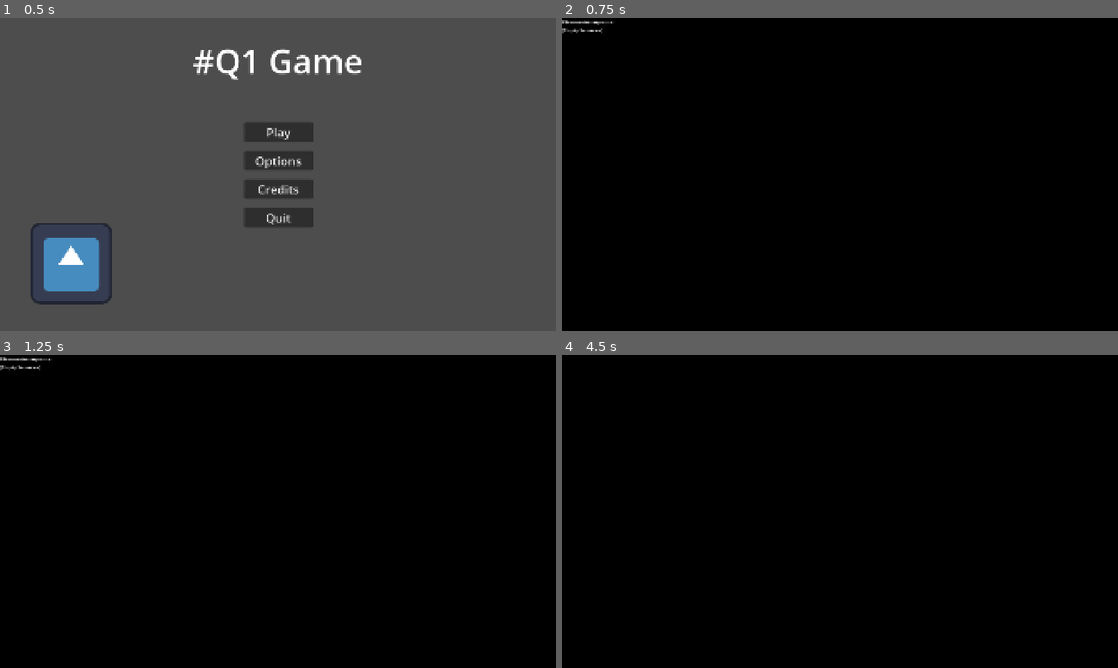
Above: before the commit, frames 1-4 (two rows, left to right).
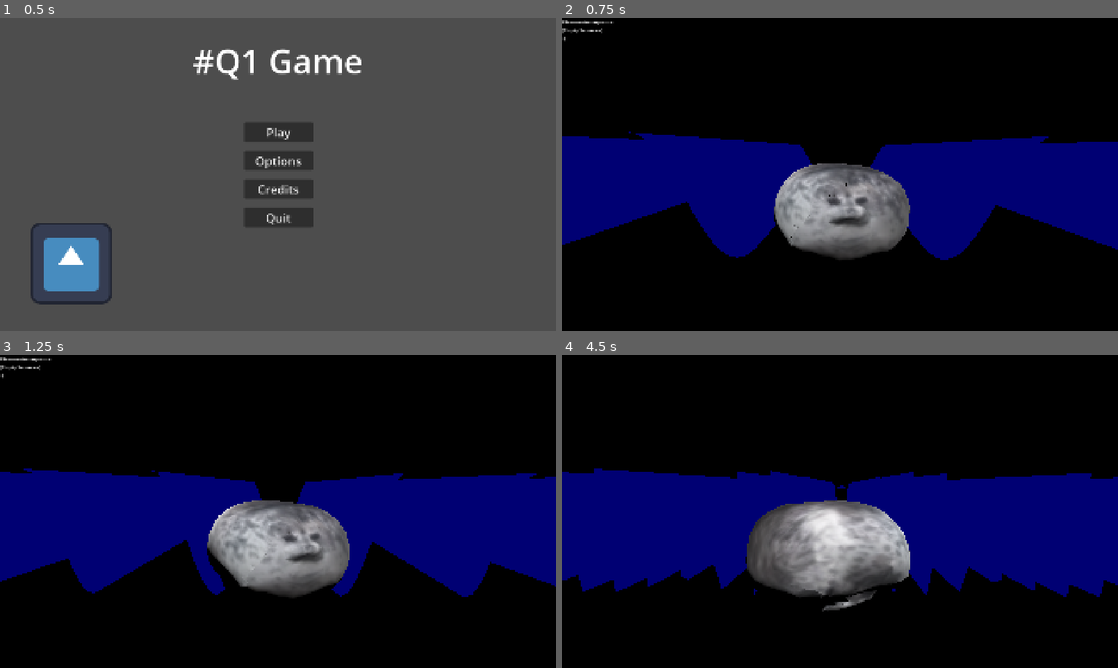
Above: after the commit, the same moments.

Repository: elpozewaunig/Stealay
Game: Godot game, scene res://scenes/MainMenu.tscn
Same seed, same stepped clock (60 frames per second), same inputs: the game is played once before the commit and once after it. The engine's default icon, where the game draws it, is replaced by a stand-in: a white triangle on a blue panel in a dark square.
Inputs:
- Up to frame 1 (0.5 s): no input
- Up to frame 2 (0.75 s): click "Play" at 0.5 s
- Up to frame 3 (1.25 s): no input
- Up to frame 4 (4.5 s): tap Enter (PlannerCommit) at 1.25, 1.35, 3.05, 3.6 s; hold D (PlannerRight) 1.28-2.03 s; tap Backspace (PlannerDelete) at 1.55, 2.1, 3.8, 4.35 s; hold S (PlannerDown) 2.03-2.78 s; tap Shift (PlannerHide) at 2.3, 2.85 s; hold D (PlannerRight) 2.78-3.53 s; hold W (PlannerUp) 3.53-4.28 s; hold Left (PlannerLeft) from 4.28 s (still down)

Frame 1 is identical in both runs. In frame 2, 30% of the frame differs, in the area x 0-100%, y 6-78%; in frame 3, 31%; in frame 4, 35%, in the area x 0-100%, y 36-82%.

Commit message:
added position check

Diff:
--- a/scenes/HeistPlanner.tscn
+++ b/scenes/HeistPlanner.tscn
@@ -23,3 +23,7 @@
 [node name="Sequence" type="Label" parent="VBoxContainer"]
 layout_mode = 2
 text = "MICHI!!!!!!!!!!!!!!!!!!!!!!!!!!"
+
+[node name="NEIN" type="Label" parent="VBoxContainer"]
+layout_mode = 2
+text = "Bist du dumm?"
--- a/scenes/PlanningScene.tscn
+++ b/scenes/PlanningScene.tscn
@@ -1,10 +1,11 @@
-[gd_scene load_steps=14 format=3 uid="uid://tfksyvs2qbdu"]
+[gd_scene load_steps=19 format=3 uid="uid://tfksyvs2qbdu"]
 
 [ext_resource type="Script" uid="uid://lntsseib6ktx" path="res://scripts/planning_scene.gd" id="1_i05ib"]
 [ext_resource type="PackedScene" uid="uid://csr8qdvijf7o8" path="res://scenes/HeistPlanner.tscn" id="2_sfq2c"]
 [ext_resource type="Script" uid="uid://d0klmhrydubhb" path="res://scripts/game_manager.gd" id="3_pbho8"]
 [ext_resource type="AudioStream" uid="uid://dubl7608be7qp" path="res://assets/sounds/ultra low quality funky town.mp3" id="4_hke3g"]
 [ext_resource type="Theme" uid="uid://cb6idjbop8kw2" path="res://assets/sprites/CheckButtonBetter/BetterButton.tres" id="5_rly6o"]
+[ext_resource type="PackedScene" uid="uid://caljcteyi14oj" path="res://assets/models/seal.tscn" id="6_pbho8"]
 
 [sub_resource type="Environment" id="Environment_1rttj"]
 background_energy_multiplier = 0.0
@@ -84,6 +85,41 @@
 	OS.shell_open(\"https://www.youtube.com/watch?v=dQw4w9WgXcQ\")
 "
 
+[sub_resource type="Shader" id="Shader_hke3g"]
+code = "shader_type spatial;
+
+void vertex() {
+	VERTEX.y += cos(VERTEX.z*TIME*25.0)*0.1;
+}
+
+void fragment() {
+  METALLIC = 0.0;
+  ROUGHNESS = 0.01;
+  ALBEDO = vec3(0.0, 0.0, 0.5);
+}
+
+"
+
+[sub_resource type="ShaderMaterial" id="ShaderMaterial_18ig4"]
+render_priority = 0
+shader = SubResource("Shader_hke3g")
+
+[sub_resource type="PlaneMesh" id="PlaneMesh_rly6o"]
+material = SubResource("ShaderMaterial_18ig4")
+subdivide_width = 150
+subdivide_depth = 150
+
+[sub_resource type="GDScript" id="GDScript_1rttj"]
+resource_name = "spin"
+script/source = "extends Node3D
+
+func _ready():
+	process_mode = Node.PROCESS_MODE_PAUSABLE
+
+func _process(delta: float) -> void:
+	rotation.y += 0.5*delta
+"
+
 [node name="PlanningScene" type="Node3D"]
 script = ExtResource("1_i05ib")
 
@@ -259,6 +295,13 @@
 text = "Settings"
 horizontal_alignment = 1
 
+[node name="MeshInstance3D" type="MeshInstance3D" parent="."]
+mesh = SubResource("PlaneMesh_rly6o")
+
+[node name="seal" parent="." instance=ExtResource("6_pbho8")]
+transform = Transform3D(-0.004, 0, 3.49691e-10, 0, 0.004, 0, -3.49691e-10, 0, -0.004, -1.1485, 0, 0)
+script = SubResource("GDScript_1rttj")
+
 [connection signal="heist_planned" from="HeistPlanner" to="." method="_on_heist_planner_heist_planned"]
 [connection signal="pressed" from="PauseMenu/UI/DefaultView/VBoxContainer/OptionsButton" to="PauseMenu/UI/DefaultView" method="HideMe"]
 [connection signal="pressed" from="PauseMenu/UI/DefaultView/VBoxContainer/OptionsButton" to="PauseMenu/UI/OptionsView" method="showMe"]
--- a/scripts/globals.gd
+++ b/scripts/globals.gd
@@ -8,3 +8,13 @@
 	LEFT,
 	HIDE
 	}
+
+var starting_pos: Vector2i = Vector2i(0, 0)
+
+var valid_pos: Array[Vector2i] = [
+	Vector2i(0, 0), Vector2i(0, 1), Vector2i(0, 2), Vector2i(0, 3), Vector2i(0, 4),
+	Vector2i(1, 0), Vector2i(1, 1), Vector2i(1, 2), Vector2i(1, 3), Vector2i(1, 4),
+	Vector2i(2, 0), Vector2i(2, 1), Vector2i(2, 2), Vector2i(2, 3), Vector2i(2, 4),
+	Vector2i(3, 0), Vector2i(3, 1), Vector2i(3, 2), Vector2i(3, 3), Vector2i(3, 4),
+	Vector2i(4, 0), Vector2i(4, 1), Vector2i(4, 2), Vector2i(4, 3), Vector2i(4, 4)
+]
--- a/scripts/planner.gd
+++ b/scripts/planner.gd
@@ -3,31 +3,37 @@
 signal heist_planned(sequence) # signal when done
 
 var input_sequence: Array[Globals.movement] = []
-var game_scene: String = ""
+var valid_pos: Array[Vector2i] = Globals.valid_pos.duplicate(true)
+var starting_pos: Vector2i = Globals.starting_pos
+var current_pos: Vector2i = starting_pos
 
 @onready
 var sequence_display_label: Label = $VBoxContainer/Sequence
 @onready
 var instructions_label: Label = $VBoxContainer/InstructionLabel
+@onready
+var error_label: Label = $VBoxContainer/NEIN
 
 #-----------------------------------------------------------------------
 
 func _ready() -> void:
 	# Update display in case we load the last sequence till failure, to avoid needing to start over again.
-	update_display()
+	update_display(true)
 
 func _input(event: InputEvent) -> void:
 	if not event.is_pressed():
 		return
 
+	var move: Globals.movement = Globals.movement.HIDE
+
 	if event.is_action("PlannerUp", true):
-		add_action(Globals.movement.UP)
+		move = Globals.movement.UP
 	elif event.is_action("PlannerDown", true):
-		add_action(Globals.movement.DOWN)
+		move = Globals.movement.DOWN
 	elif event.is_action("PlannerLeft", true):
-		add_action(Globals.movement.LEFT)
+		move = Globals.movement.LEFT
 	elif event.is_action("PlannerRight", true):
-		add_action(Globals.movement.RIGHT)
+		move = Globals.movement.RIGHT
 	elif event.is_action("PlannerHide", true):
 		add_action(Globals.movement.HIDE)
 	elif event.is_action("PlannerDelete", true):
@@ -35,25 +41,41 @@
 	elif event.is_action("PlannerCommit", true):
 		finalize_sequence()
 
+
+	if move != Globals.movement.HIDE:
+		if (check_move(move)):
+			add_action(move)
+		else:
+			# TODO: Signal user invalid move by shaking screen
+			update_display(false)
+			pass
+
+
 func add_action(action_string: Globals.movement) -> void:
 	input_sequence.append(action_string)
-	update_display()
+	update_display(true)
 
 func remove_last_action() -> void:
 	if not input_sequence.is_empty():
 		input_sequence.pop_back()
-		update_display()
+		update_display(true)
 
-func update_display() -> void:
+func update_display(valid: bool) -> void:
 	if input_sequence.is_empty():
 		sequence_display_label.text = "[Empty Sequence]"
 	else:
 		sequence_display_label.text = " -> ".join(input_sequence)
 
+	if valid:
+		error_label.text = ":)"
+	else:
+		error_label.text = "Bist du dumm?"
+		# TODO signal the user, shaking label
+
 func finalize_sequence() -> void:
 	if input_sequence.is_empty():
 		print("Cannot finalize an empty sequence.")
-		# TODO signal the user, shaking label
+		update_display(false)
 		return
 
 	print("Sequence finalized: ", input_sequence)
@@ -61,8 +83,29 @@
 
 func clear_sequence() -> void:
 	input_sequence.clear()
-	update_display()
+	update_display(true)
 
 func load_sequence(sequence: Array) -> void:
 	input_sequence = sequence.duplicate()
-	update_display()
+	update_display(true)
+
+func check_move(move: Globals.movement) -> bool:
+	var new_position = current_pos
+
+	if (move == Globals.movement.UP):
+		new_position[0] += 1
+	elif (move == Globals.movement.DOWN):
+		new_position[0] -= 1
+	elif (move == Globals.movement.RIGHT):
+		new_position[1] += 1
+	elif (move == Globals.movement.LEFT):
+		new_position[1] -= 1
+	else:
+		push_error("MICHI is fett am cheaten")
+
+
+	if new_position in valid_pos:
+		current_pos = new_position
+		return true
+
+	return false
